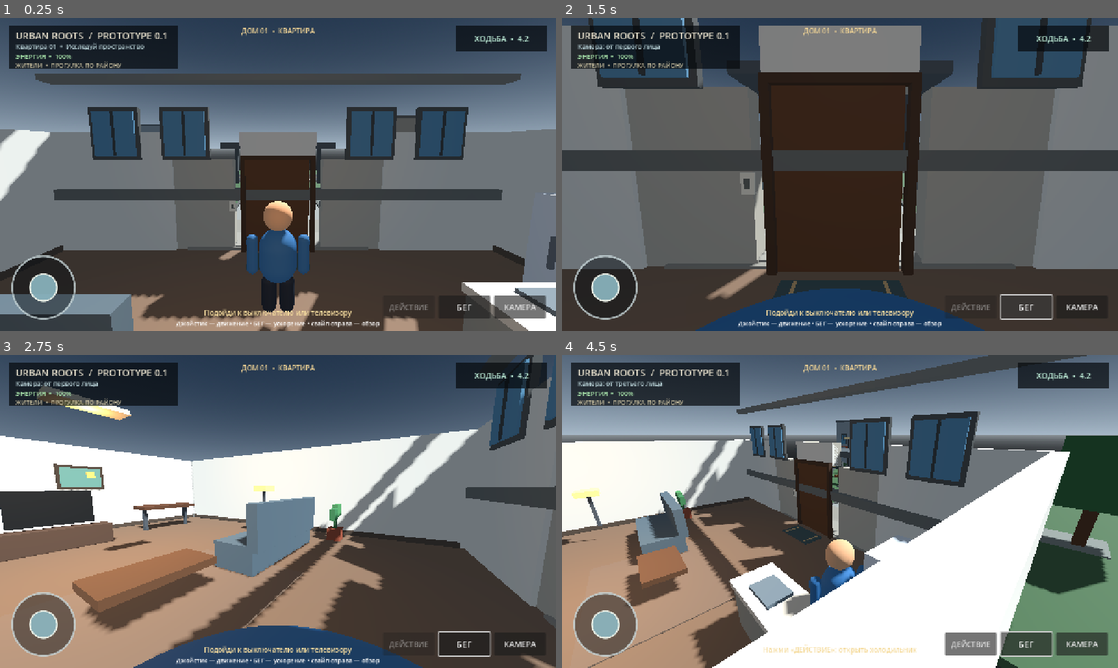
Above: before the commit, frames 1-4 (two rows, left to right).
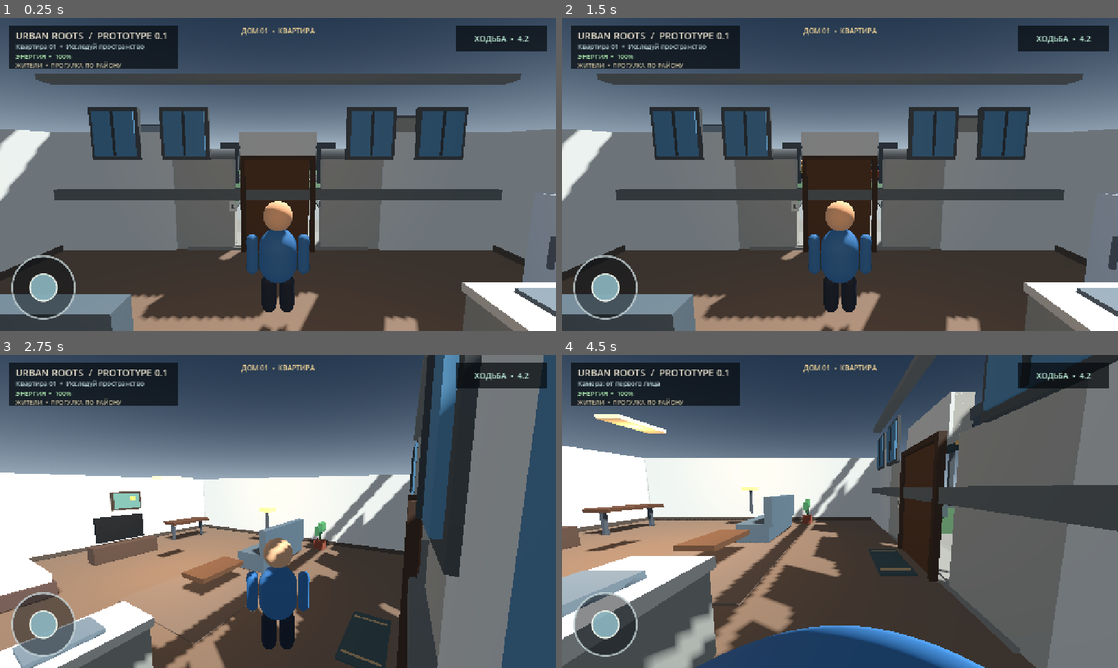
Above: after the commit, the same moments.

Repository: filesgloom-png/URBAN-ROOTS
Game: Godot game, scene res://scenes/main.tscn
Two runs of this game, one before a commit and one after it. Both use one fixed random seed, a clock stepped at 60 frames per second and the inputs below.
Inputs (mouse positions are in pixels of both pictures, inside the frame that each line leads up to):
- Up to frame 1 (0.25 s): no input
- Up to frame 2 (1.5 s): click (1084, 305) at 0.5 s, where only the run before the commit has a clickable "КАМЕРА"; click (1029, 305) at 1.25 s, where only the run before the commit has a clickable "БЕГ"
- Up to frame 3 (2.75 s): tap Enter at 2 s; drag from (44, 624) to (333, 442) at 2.02 s
- Up to frame 4 (4.5 s): drag from (728, 527) to (812, 574) at 2.77 s; tap Space at 3.5 s; move the mouse to (895, 442) at 3.52 s; hold D (move_right) 3.53-4.25 s; tap V at 3.6 s; click (895, 442) at 3.67 s; drag from (812, 574) to (673, 464) at 4.27 s

The runs differ from the first frame. In frame 1, 1.7% of the frame differs, in the area x 31-99%, y 88-99%; in frame 2, 65%; in frame 3, 55%; in frame 4, 83%, in the area x 0-100%, y 0-100%.
Error after the commit: Invalid access to property or key 'look_delta' on a base object of type 'Control'. (res://scripts/main.gd:796)

Commit message:
Separate camera touch input from movement joystick

Diff:
--- a/scripts/main.gd
+++ b/scripts/main.gd
@@ -20,6 +20,7 @@
 var yaw := PI
 var joystick_vector := Vector2.ZERO
 var look_finger := -1
+var camera_look_area: Control
 var look_last := Vector2.ZERO
 var status_label: Label
 var movement_label: Label
@@ -775,6 +776,25 @@
 	joystick.size = Vector2(152, 152)
 	layer.add_child(joystick)
 	joystick.value_changed.connect(_on_joystick_value_changed)
+
+	# A dedicated touch-only viewport for camera look. Movement stick touches are
+	# handled by the joystick and never enter the camera input path.
+	camera_look_area = Control.new()
+	camera_look_area.name = "CameraLookArea"
+	camera_look_area.set_script(load("res://scripts/look_area.gd"))
+	camera_look_area.anchor_left = 0.42
+	camera_look_area.anchor_right = 1.0
+	camera_look_area.anchor_top = 0.18
+	camera_look_area.anchor_bottom = 0.78
+	camera_look_area.offset_left = 0.0
+	camera_look_area.offset_right = 0.0
+	camera_look_area.offset_top = 0.0
+	camera_look_area.offset_bottom = 0.0
+	camera_look_area.mouse_filter = Control.MOUSE_FILTER_STOP
+	camera_look_area.z_index = -1
+	layer.add_child(camera_look_area)
+	camera_look_area.look_delta.connect(_on_camera_look_delta)
+
 	var cam_btn := Button.new()
 	cam_btn.text = "КАМЕРА"
 	cam_btn.position = Vector2(-142, -82)
@@ -825,7 +845,7 @@
 	interaction_hint.add_theme_color_override("font_color", Color(0.96, 0.86, 0.62))
 	layer.add_child(interaction_hint)
 	var help := Label.new()
-	help.text = "Джойстик — движение • БЕГ — ускорение • свайп справа — обзор"
+	help.text = "ЛЕВЫЙ джойстик — движение • СВАЙП СПРАВА — камера • БЕГ — ускорение"
 	help.anchor_left = 0.5
 	help.anchor_right = 0.5
 	help.anchor_top = 1.0
@@ -956,22 +976,10 @@
 	if event is InputEventKey and event.pressed and not event.echo:
 		if event.keycode == KEY_V:
 			_toggle_camera()
-	if event is InputEventMouseMotion and Input.is_mouse_button_pressed(MOUSE_BUTTON_LEFT):
-		if event.position.x > get_viewport().get_visible_rect().size.x * 0.42:
-			yaw -= event.relative.x * LOOK_SENSITIVITY
-			pitch = clampf(pitch - event.relative.y * LOOK_SENSITIVITY, -1.1, 0.65)
-	if event is InputEventScreenTouch:
-		if event.pressed:
-			if event.position.x > get_viewport().get_visible_rect().size.x * 0.42:
-				look_finger = event.index
-				look_last = event.position
-		elif event.index == look_finger:
-			look_finger = -1
-	if event is InputEventScreenDrag and event.index == look_finger:
-		var delta: Vector2 = event.position - look_last
-		look_last = event.position
-		yaw -= delta.x * LOOK_SENSITIVITY
-		pitch = clampf(pitch - delta.y * LOOK_SENSITIVITY, -1.1, 0.65)
+
+func _on_camera_look_delta(delta: Vector2) -> void:
+	yaw -= delta.x * LOOK_SENSITIVITY
+	pitch = clampf(pitch - delta.y * LOOK_SENSITIVITY, -1.1, 0.65)
 
 func _physics_process(_delta: float) -> void:
 	_update_npc_residents(_delta)
